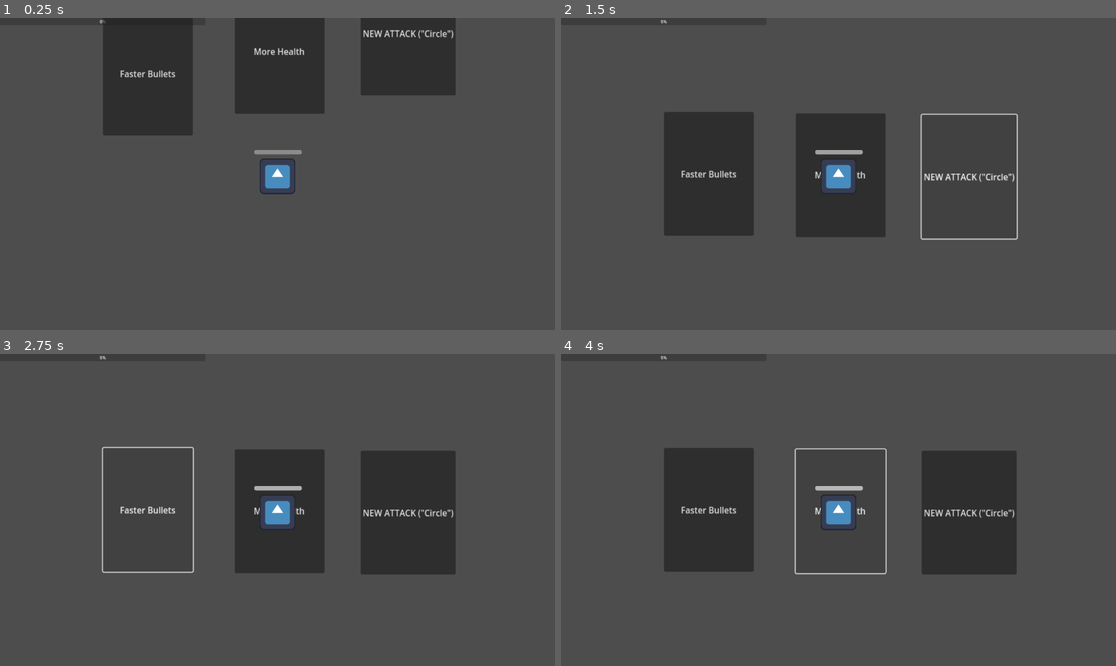
Above: before the commit, frames 1-4 (two rows, left to right).
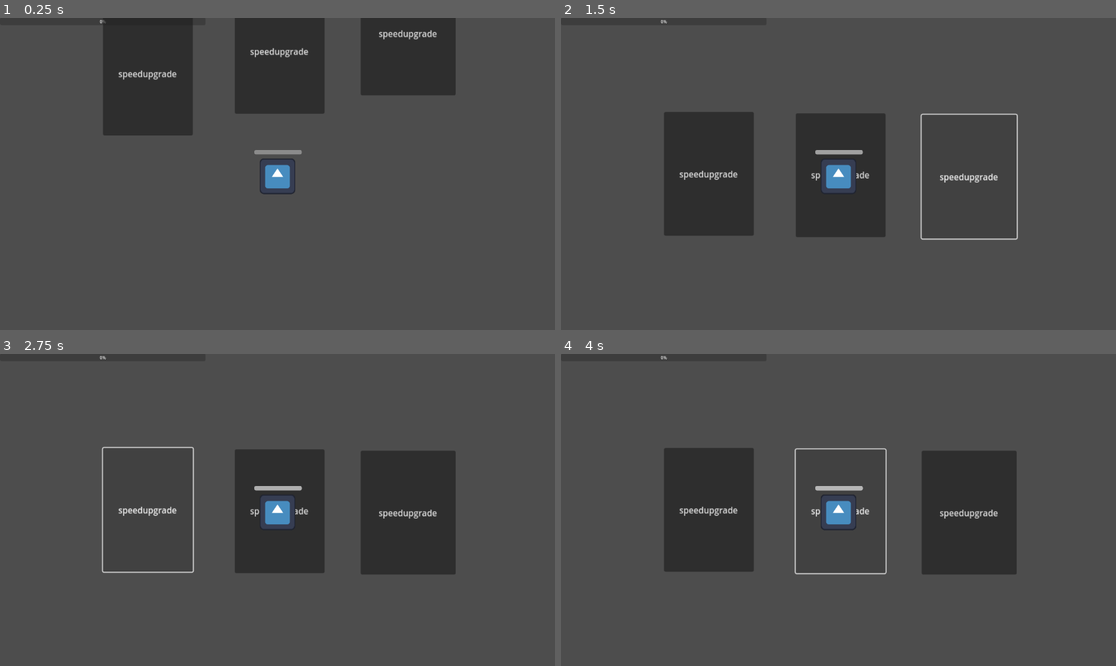
Above: after the commit, the same moments.

Repository: lostlp09/Survival-game
Game: Godot game, scene res://node_2d.tscn
Two runs of this game, one before a commit and one after it. Both use one fixed random seed, a clock stepped at 60 frames per second and the inputs below. The engine's default icon, where the game draws it, is replaced by a stand-in: a white triangle on a blue panel in a dark square.
Inputs:
- Up to frame 1 (0.25 s): no input
- Up to frame 2 (1.5 s): click "NEW ATTACK ('Circle')" (after the commit: "speedupgrade") at 0.5 s; click "NEW ATTACK ('Circle')" (after the commit: "speedupgrade") at 1.25 s
- Up to frame 3 (2.75 s): click "Faster Bullets" (after the commit: "speedupgrade") at 2 s
- Up to frame 4 (4 s): click "More Health" (after the commit: "speedupgrade") at 2.75 s; tap Enter at 3.5 s; hold D (right) from 3.53 s (still down); tap Alt at 3.6 s

The runs differ from the first frame. In frame 1, 0.6% of the frame differs, in the area x 21-82%, y 3-20%; in frame 2, 0.5%; in frame 3, 0.5%; in frame 4, 0.5%.

Commit message:
added smoot transition for upgrades

Diff:
--- a/survival/progressbar.gd
+++ b/survival/progressbar.gd
@@ -13,6 +13,7 @@
 	get_tree().paused = true
 	$"../Node2D".visible = true
 	for i:Button in $"../Node2D".get_children():
+		Upgrades.pick_random().bind(i,self.get_parent().get_parent()).call()
 		spawn(i)
 		await  get_tree().create_timer(0.05).timeout
 
